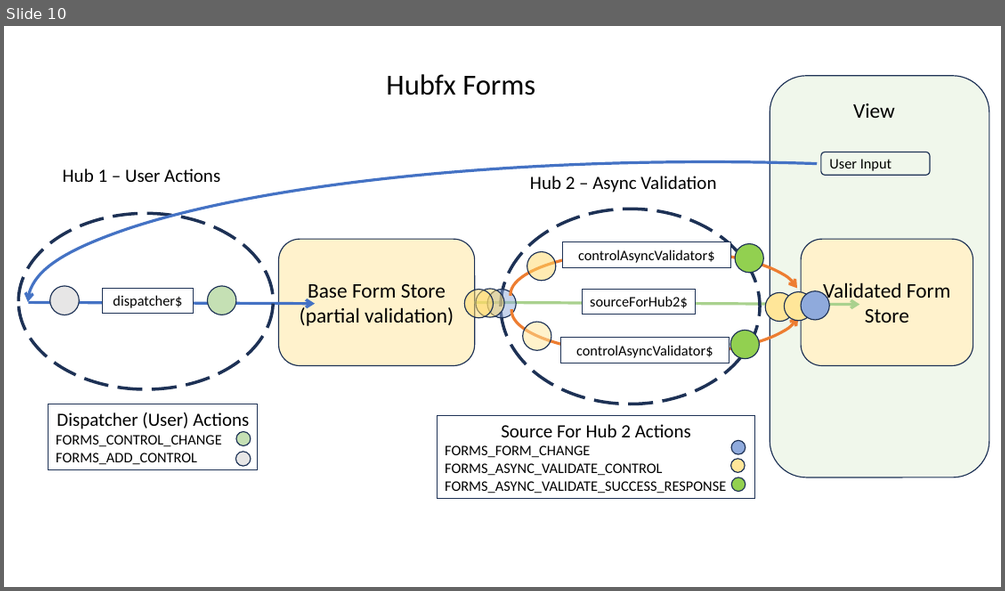
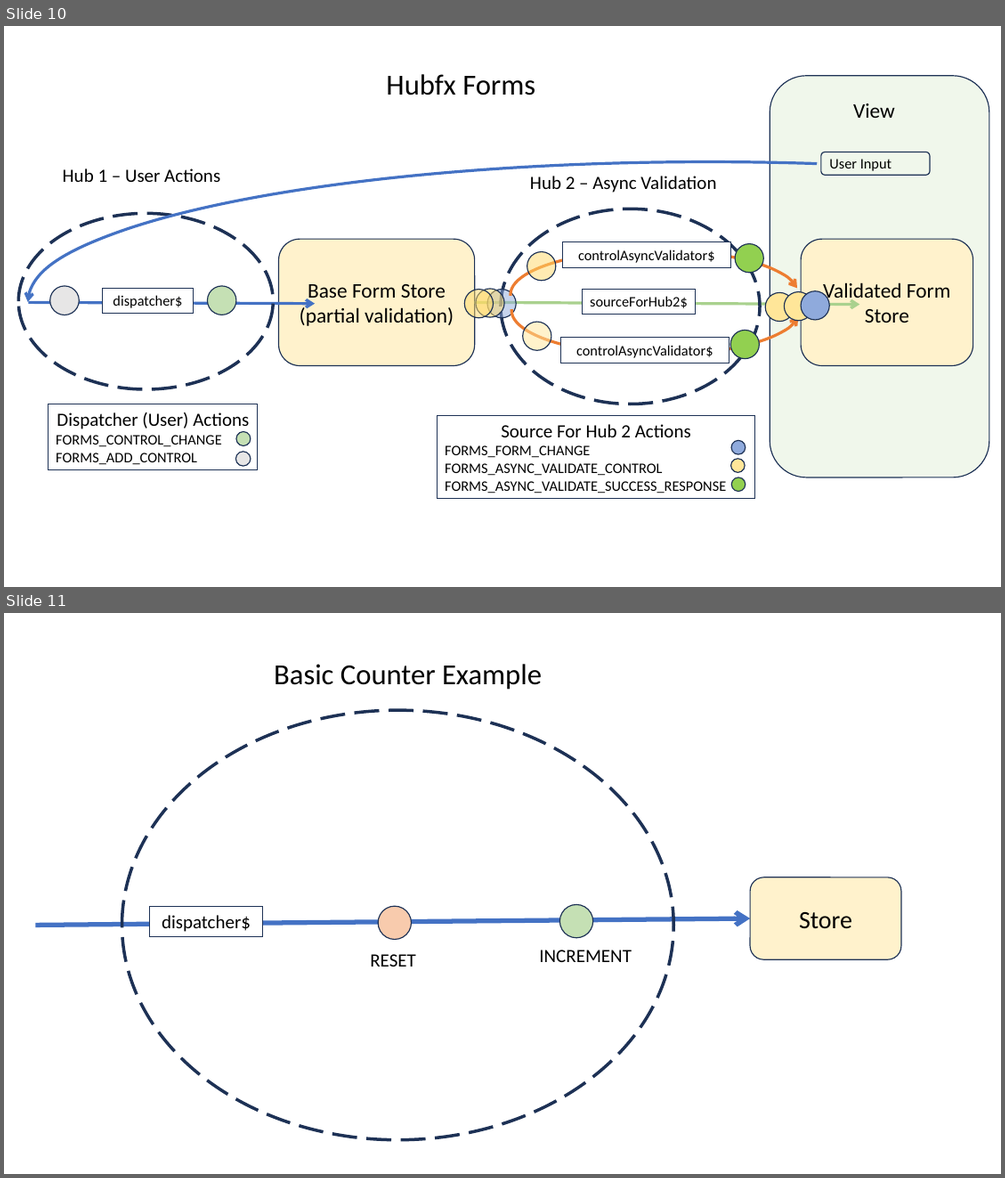
Before and after one commit to reactables/reactables, a slide deck: documentation/Hubfx Presentation.pptx. Shown one above the other, each under a label of ours: slide 10 before the commit, slides 10 and 11 after it. The pictures are 1005x591 and 1005x1178 pixels, drawn with LibreOffice and Linux fonts; fonts in the diff are those of the drawing. Boxes give left, top, right and bottom in pixels: in the first picture for what was removed or moved away, otherwise in the second. Text is boxed around its words. In the diff, an @@ line names an element or a change of style, - is before the commit and + after.

Commit message:
[11] Update core docs and add examples

```diff
--- a/documentation/Hubfx Presentation.pptx
+++ b/documentation/Hubfx Presentation.pptx
@@ slide 11 added at bbox=[4, 613, 1001, 1174], background #FFFFFF @@
@@ text added at bbox=[274, 664, 542, 690], 28 pt, text #000000 @@
+Basic Counter Example
@@ ellipse added at bbox=[122, 710, 674, 1140], outline #1E3256 3 pt dashed @@
@@ rounded rectangle added at bbox=[751, 877, 901, 959], fill #FFF2CC, outline #1E3256 1 pt, 24 pt, text #000000 @@
+Store
@@ rectangle added at bbox=[150, 906, 263, 936], fill #FFFFFF, outline #1E3256 0.75 pt, 18 pt, text #000000 @@
+dispatcher$
@@ ellipse added at bbox=[378, 906, 411, 939], fill #F8CBAD, outline #1E3256 1 pt @@
@@ ellipse added at bbox=[559, 905, 592, 938], fill #C5E0B4, outline #1E3256 1 pt @@
@@ arrow added from (35, 925) to (751, 918), #4472C4 4.5 pt @@
@@ text added at bbox=[370, 954, 416, 966], 18 pt, text #000000 @@
+RESET
@@ text added at bbox=[539, 949, 631, 962], 18 pt, text #000000 @@
+INCREMENT
```
Also in this commit, not shown: 2 other slides added, 10 other files.
